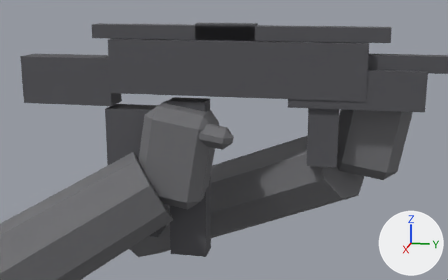
The glTF model art/models/WPN_SMG.glb: old version first, new version second.
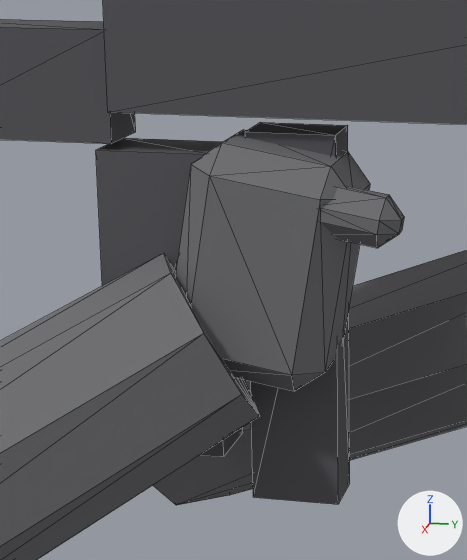
There are two pictures of each version: one from a camera (50 mm lens) standing at (0.622, 0.142, 0.084) and looking at (-0.033, 0.011, -0.08), one close up on the part from 15% to 58% of the width and 16% to 100% of the height. Every picture has the same lights, and +X, +Y and +Z are marked at lower right. The last two pictures show the newer version. The close-ups show mesh edges as thin lines. Where no turn or scale is listed for an object, it has been applied to the vertices. Vertices at exactly the same position are counted once.

The first close-up shows 'Body', 'HandL', 'HandR', 'Mag'.
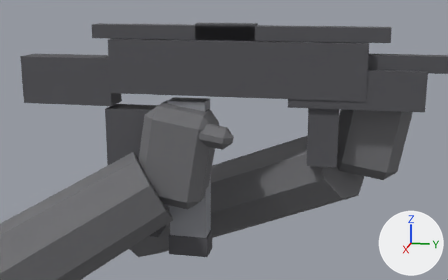
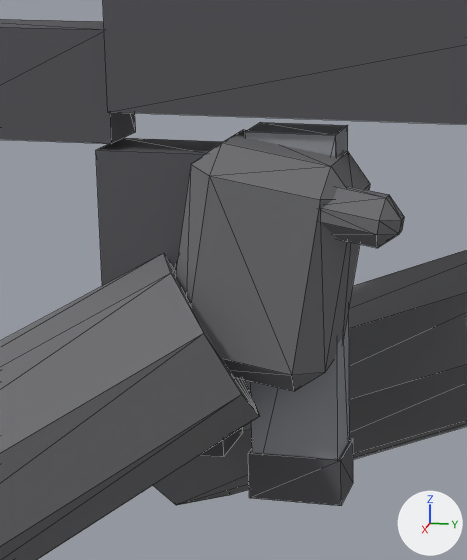
Pixel boxes (x1, y1, x2, y2) of what changed, in the close-ups (467 x 560 px):
'Mag', reshaped
    before: (245, 122, 350, 505)
    after: (245, 122, 353, 506)
part 1 of me_mag, added
    after: (248, 439, 353, 506)
part 2 of me_mag, recoloured (dark grey to grey)
    before: (245, 122, 350, 505)
    after: (245, 122, 349, 459)

Diff of the bpy script that builds the scene:
```diff
--- a/art/models/WPN_SMG.glb.py
+++ b/art/models/WPN_SMG.glb.py
@@ mat_mat_mag @@
+mat_mat_mag = principled_material('MAT_Mag')
+mat_mat_mag.base_color = (0.3, 0.31, 0.34)  # grey #95979e
+mat_mat_mag.roughness = 0.85
@@ me_mag @@
 # used by ob_mag; location = (0.0, -0.02, -0.035)
-me_mag.from_pydata(...)  # 8 vertices, 12 faces; spans x -0.012..0.012, y -0.02..0.02, z -0.165..0.005
+me_mag.from_pydata(...)  # 16 vertices, 24 faces; spans x -0.013..0.013, y -0.022..0.022, z -0.165..0.005
+# me_mag part 1: a new loose piece, a box spanning x -0.013..0.013, y -0.022..0.022, z -0.165..-0.143, in mat_mat_weapon (dark grey #555559)
+# me_mag part 2: 12 faces spanning x -0.012..0.012, y -0.02..0.02, z -0.165..0.005 switch from mat_mat_weapon (dark grey #555559) to mat_mat_mag (grey #95979e)
```
